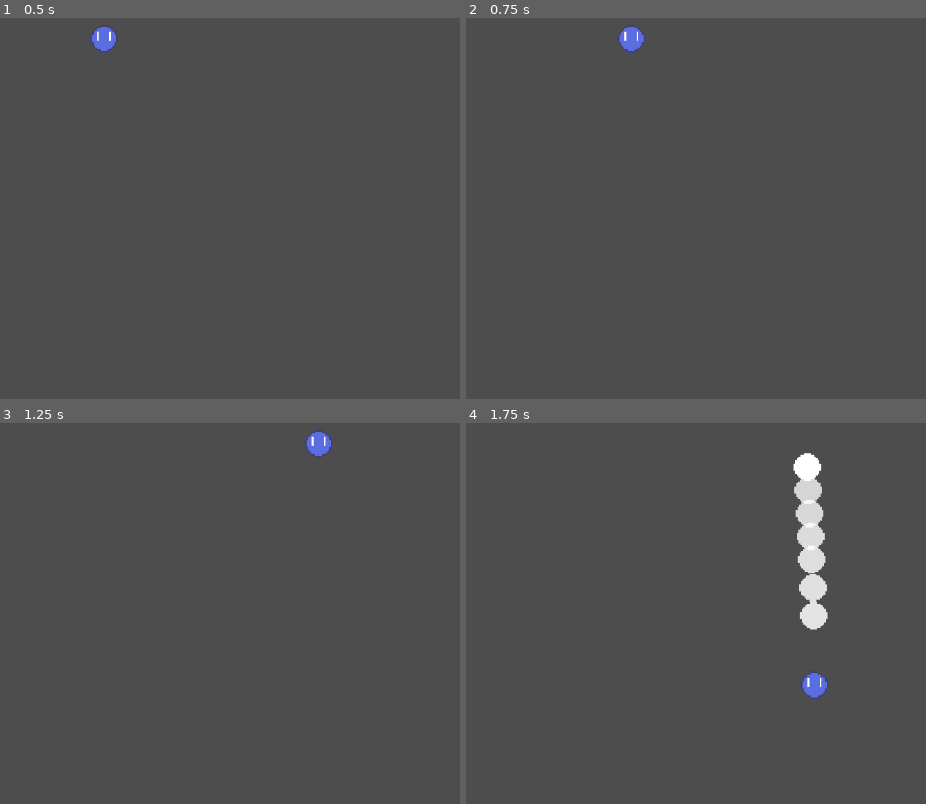
Above: before the commit, frames 1-4 (two rows, left to right).
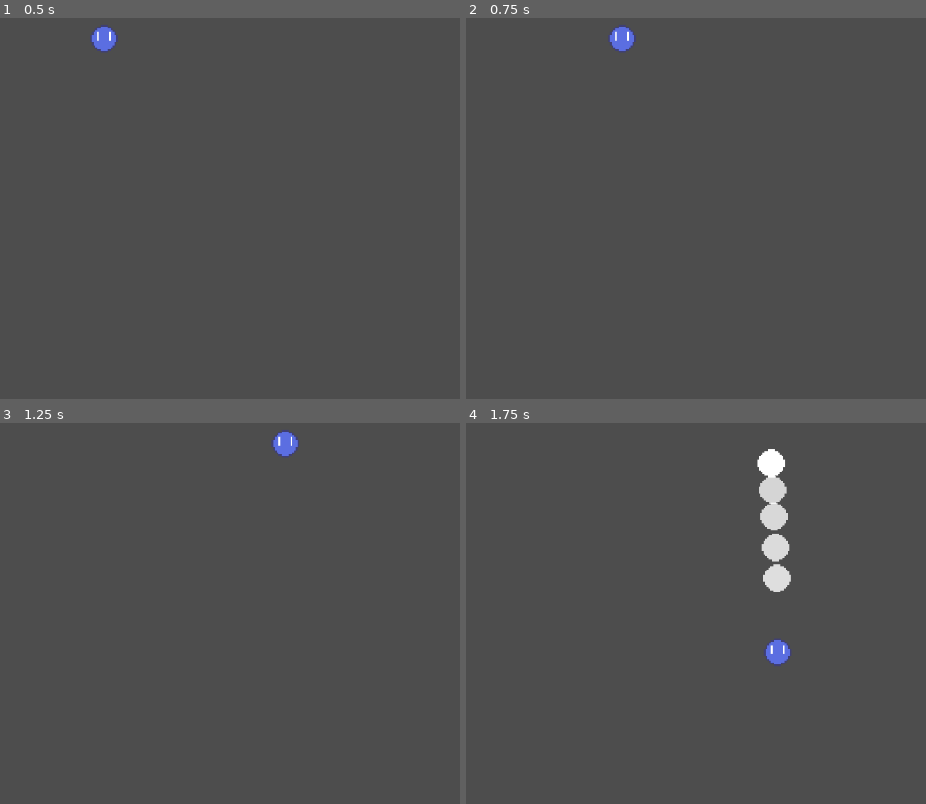
Above: after the commit, the same moments.

Repository: theloosygoose/godot-battle-mechanics
Game: Godot game, scene res://world.tscn
Two runs of this game, one before a commit and one after it. Both use one fixed random seed, a clock stepped at 60 frames per second and the inputs below. Before the commit the project has no main scene; this scene is started directly in both runs.
Inputs:
- Up to frame 1 (0.5 s): no input
- Up to frame 2 (0.75 s): tap Enter at 0.5 s; hold D (move_right) from 0.53 s (still down); tap Space (main_action) at 0.6 s
- Up to frame 3 (1.25 s): keep holding D (move_right)
- Up to frame 4 (1.75 s): release D (move_right) at 1.28 s; hold S (move_down) from 1.28 s (still down); tap Shift (secondary_action) at 1.35 s

Frame 1 is identical in both runs. In frame 2, 0.4% of the frame differs, in the area x 30-39%, y 1-9%; in frame 3, 0.6%; in frame 4, 4.6%, in the area x 63-79%, y 6-73%.

Commit message:
consolidated Player Scene

Diff:
--- a/components/movement_components/movement.gd
+++ b/components/movement_components/movement.gd
@@ -38,7 +38,7 @@
 	var characteristics:= find_movement_characteristics()
 
 	if characteristics:
-		print(characteristics.get_property_list())
+
 		accelleration = characteristics.accelleration
 		deceleration = characteristics.deceleration
 		max_speed = characteristics.max_speed
--- a/player/player.tscn
+++ b/player/player.tscn
@@ -1,8 +1,11 @@
-[gd_scene load_steps=7 format=3 uid="uid://d3o220y5yl4ng"]
+[gd_scene load_steps=9 format=3 uid="uid://d3o220y5yl4ng"]
 
 [ext_resource type="Texture2D" uid="uid://7w7m557vudoh" path="res://player/assets/spr_player.png" id="1_55fwc"]
 [ext_resource type="Shader" path="res://player/player.gdshader" id="1_hw4as"]
 [ext_resource type="Script" path="res://player/player.gd" id="1_p01de"]
+[ext_resource type="Script" path="res://components/movement_components/movement.gd" id="4_xho7q"]
+[ext_resource type="Script" path="res://components/movement_components/movement_characteristics.gd" id="5_4wdqh"]
+[ext_resource type="Script" path="res://components/movement_components/player_input/dash.gd" id="6_87n7t"]
 
 [sub_resource type="ShaderMaterial" id="ShaderMaterial_xxtf5"]
 shader = ExtResource("1_hw4as")
@@ -10,11 +13,6 @@
 
 [sub_resource type="CircleShape2D" id="CircleShape2D_ae1dc"]
 radius = 19.0
-
-[sub_resource type="ShaderMaterial" id="ShaderMaterial_1332d"]
-resource_local_to_scene = true
-shader = ExtResource("1_hw4as")
-shader_parameter/is_dash = false
 
 [node name="Player" type="Area2D"]
 material = SubResource("ShaderMaterial_xxtf5")
@@ -25,7 +23,6 @@
 shape = SubResource("CircleShape2D_ae1dc")
 
 [node name="Sprite2D" type="Sprite2D" parent="."]
-material = SubResource("ShaderMaterial_1332d")
 use_parent_material = true
 position = Vector2(9.53674e-07, 9.53674e-07)
 scale = Vector2(2.5, 2.5)
@@ -33,3 +30,22 @@
 
 [node name="Marker2D" type="Marker2D" parent="."]
 gizmo_extents = 89.0
+
+[node name="MovementComponent" type="Node" parent="."]
+script = ExtResource("4_xho7q")
+
+[node name="MovementCharacteristics" type="Node" parent="MovementComponent"]
+script = ExtResource("5_4wdqh")
+accelleration_val = 6.061
+deceleration_val = 9.075
+max_speed = 373.523
+
+[node name="PlayerDash" type="Node" parent="."]
+script = ExtResource("6_87n7t")
+initial_pause_frames = 7
+dash_frames = 4
+dash_speed = 2300.0
+
+[connection signal="dash_end" from="PlayerDash" to="." method="_on_player_dash_dash_end"]
+[connection signal="dash_movement" from="PlayerDash" to="." method="_on_player_dash_dash_movement"]
+[connection signal="dash_movement" from="PlayerDash" to="MovementComponent" method="_on_player_dash_dash_movement"]
--- a/project.godot
+++ b/project.godot
@@ -11,6 +11,7 @@
 [application]
 
 config/name="Battle Mechanics"
+run/main_scene="res://world.tscn"
 config/features=PackedStringArray("4.2", "Forward Plus")
 config/icon="res://icon.svg"
 
--- a/world.tscn
+++ b/world.tscn
@@ -1,31 +1,9 @@
-[gd_scene load_steps=5 format=3 uid="uid://bca6oic1xxh1p"]
+[gd_scene load_steps=2 format=3 uid="uid://bca6oic1xxh1p"]
 
 [ext_resource type="PackedScene" uid="uid://d3o220y5yl4ng" path="res://player/player.tscn" id="1_sp61r"]
-[ext_resource type="Script" path="res://components/movement_components/movement.gd" id="2_33u8v"]
-[ext_resource type="Script" path="res://components/movement_components/movement_characteristics.gd" id="3_nrgn3"]
-[ext_resource type="Script" path="res://components/movement_components/player_input/dash.gd" id="4_l75f6"]
 
 [node name="world" type="Node"]
 
 [node name="Player" parent="." instance=ExtResource("1_sp61r")]
 z_index = 1
 position = Vector2(639, 308)
-
-[node name="MovementComponent" type="Node" parent="Player"]
-script = ExtResource("2_33u8v")
-
-[node name="MovementCharacteristics" type="Node" parent="Player/MovementComponent"]
-script = ExtResource("3_nrgn3")
-accelleration_val = 0.641
-deceleration_val = 8.846
-max_speed = 441.538
-
-[node name="PlayerDash" type="Node" parent="Player"]
-script = ExtResource("4_l75f6")
-initial_pause_frames = 7
-dash_frames = 6
-dash_speed = 2000.0
-
-[connection signal="dash_end" from="Player/PlayerDash" to="Player" method="_on_player_dash_dash_end"]
-[connection signal="dash_movement" from="Player/PlayerDash" to="Player" method="_on_player_dash_dash_movement"]
-[connection signal="dash_movement" from="Player/PlayerDash" to="Player/MovementComponent" method="_on_player_dash_dash_movement"]
